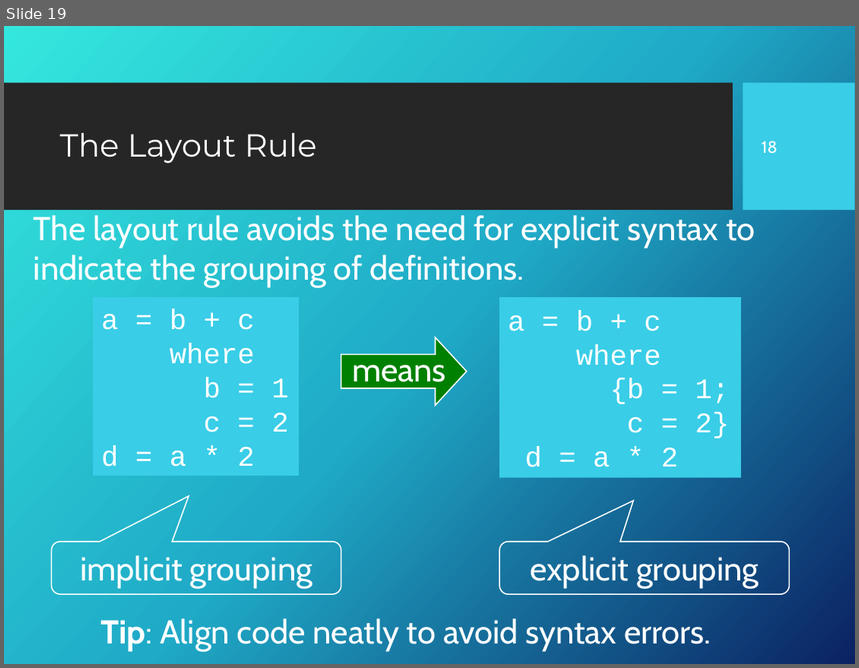
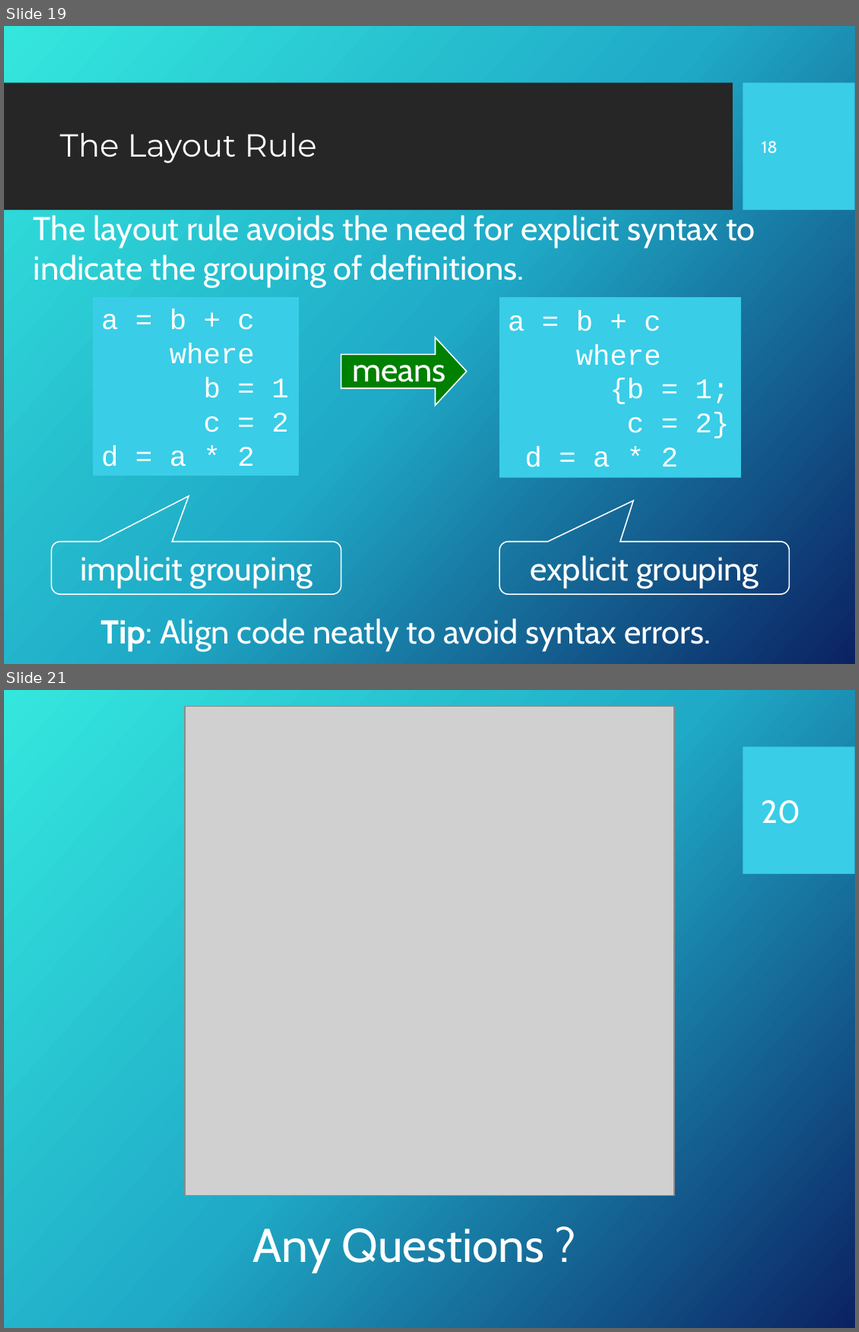
Before and after one commit to Fun-Prog-26/fun-prog-26, a slide deck: topic02-first-steps/unit-02a-lectures/talk-2/b-first-steps.pptx. Shown one above the other, each under a label of ours: slide 19 before the commit, slides 19 and 21 after it; the slides between them are not shown. The pictures are 859x668 and 859x1332 pixels, drawn with LibreOffice and Linux fonts; fonts in the diff are those of the drawing; grey boxes stand for pictures; background and template pictures are left out. Boxes give left, top, right and bottom in pixels: in the first picture for what was removed or moved away, otherwise in the second. Text is boxed around its words. In the diff, an @@ line names an element or a change of style, - is before the commit and + after.

```diff
--- a/topic02-first-steps/unit-02a-lectures/talk-2/b-first-steps.pptx
+++ b/topic02-first-steps/unit-02a-lectures/talk-2/b-first-steps.pptx
@@ slide 21 added at [4, 690, 855, 1328], background picture (left out); not listed: 1 template element that a slide beside it also shows @@
@@ picture added at [184, 707, 674, 1196] @@
@@ page number added at [762, 800, 801, 824], 27 pt, text #FFFFFF @@
+20
@@ text added at [253, 1228, 544, 1274], 40 pt, text #FFFFFF @@
+Any Questions ?
```
Also in this commit, not shown: 5 slides changed, 6 other files.
